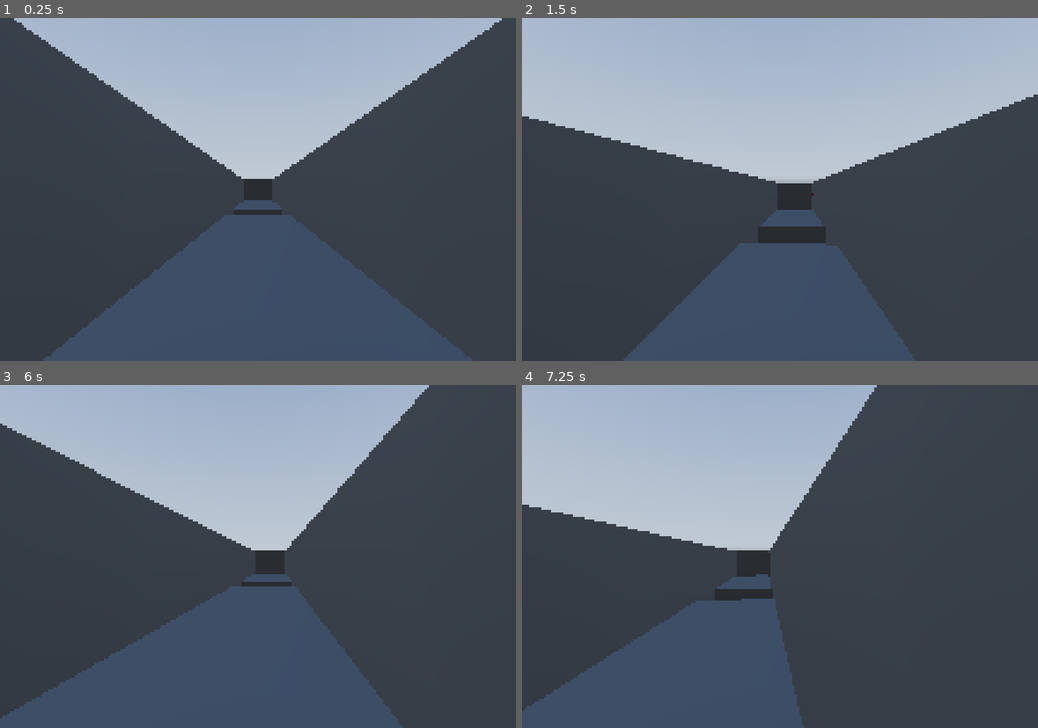
Above: before the commit, frames 1-4 (two rows, left to right).
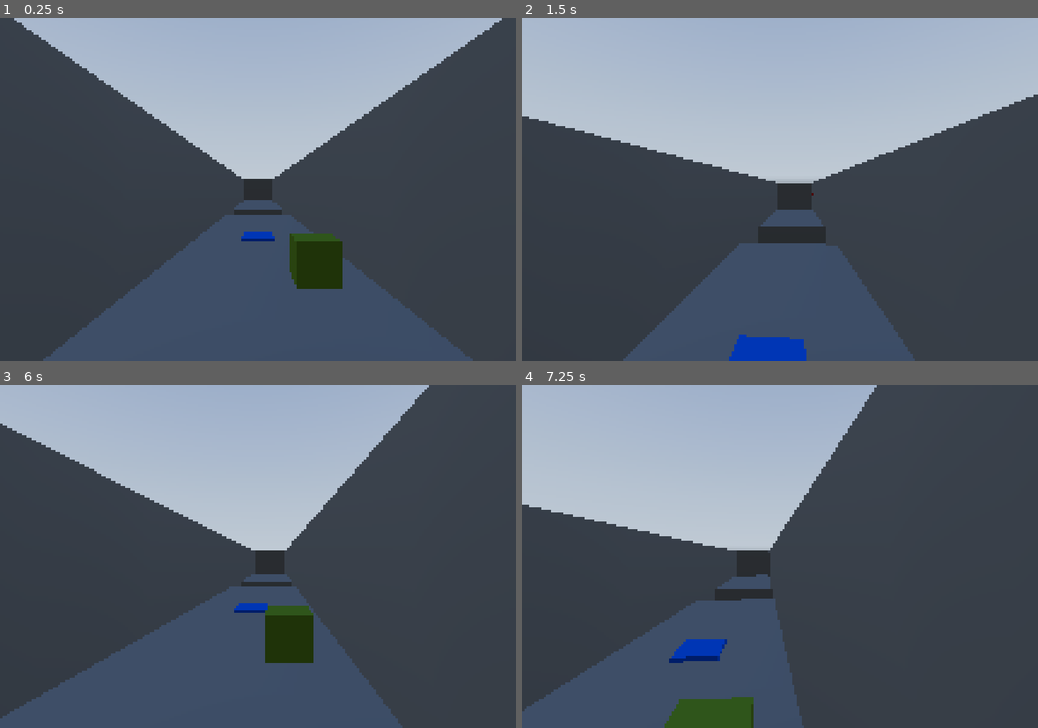
Above: after the commit, the same moments.

Repository: BingleyPro/momentum
Game: Godot game, scene res://levels/level01.tscn
The game is run twice, just before and just after one commit, with the same random seed, the same clock (stepped at 60 frames per second) and the same inputs. A sky picture missing from this copy of the repository is replaced by a grey-blue gradient.
Inputs (mouse positions are in pixels of both pictures, inside the frame that each line leads up to):
- Up to frame 1 (0.25 s): no input
- Up to frame 2 (1.5 s): tap Enter at 0.5 s; move the mouse to (805, 189) at 0.52 s; hold E (interact) 0.53-1.28 s; hold W (forwards) from 0.53 s (still down); tap Space (jump) at 0.77, 0.8, 1.07, 1.35 s; move the mouse to (754, 189) at 1.27 s
- Up to frame 3 (6 s): tap Space (jump) at 1.52, 1.82, 2.3, 3.02, 3.32, 3.77, 3.8, 4.07, 4.52, 4.82, 5.1 s; tap E (interact) at 1.55, 3.05, 4.35, 5.85 s; move the mouse to (268, 549) at 2.02 s; hold E (interact) 2.03-2.78 s; move the mouse to (252, 563) at 2.77 s; tap C (slide) at 2.85 s; move the mouse to (294, 559) at 3.52 s; hold Shift (sprint) 3.53-4.28 s; move the mouse to (216, 553) at 4.27 s; move the mouse to (263, 556) at 5.02 s; tap T (restart) at 5.75 s; move the mouse to (237, 549) at 5.77 s; release W (forwards) at 5.78 s; hold D (right) from 5.78 s (still down)
- Up to frame 4 (7.25 s): tap Space (jump) at 6.02, 6.32, 6.77, 6.8, 7.07 s; move the mouse to (805, 556) at 6.52 s; release D (right) at 6.53 s; hold W (forwards) from 6.53 s (still down); hold C (slide) from 6.53 s (still down)

The runs differ from the first frame. In frame 1, 1.8% of the frame differs, in the area x 46-67%, y 62-79%; in frame 2, 1.0%; in frame 3, 1.7%; in frame 4, 1.9%, in the area x 27-45%, y 74-100%.
Error after the commit: Attempt to call function 'hide' in base 'null instance' on a null instance. (res://systems/finish.gd:6)

Commit message:
initial jump pad, finish

Diff:
--- a/levels/level01.tscn
+++ b/levels/level01.tscn
@@ -16,6 +16,8 @@
 [ext_resource type="PackedScene" uid="uid://b46ulixswrtog" path="res://building/ceiling_2m.tscn" id="15_6q0d3"]
 [ext_resource type="PackedScene" uid="uid://de8lbyfuyu8q3" path="res://systems/checkpoint.tscn" id="16_7i3qh"]
 [ext_resource type="PackedScene" uid="uid://djwmvgp6tfju6" path="res://systems/kill_zone.tscn" id="16_myk8p"]
+[ext_resource type="PackedScene" uid="uid://dwu38otejeek1" path="res://puzzles/interactables/jump_pad/jump_pad.tscn" id="17_myk8p"]
+[ext_resource type="PackedScene" uid="uid://qwtyt0oobjyo" path="res://systems/finish.tscn" id="18_ta2wi"]
 
 [sub_resource type="PanoramaSkyMaterial" id="PanoramaSkyMaterial_vxcwb"]
 panorama = ExtResource("1_emax3")
@@ -73,9 +75,6 @@
 [node name="Floor12" parent="." unique_id=1137111594 instance=ExtResource("2_53p8g")]
 transform = Transform3D(1, 0, 0, 0, 1, 0, 0, 0, 1, -29, -5, -29)
 
-[node name="Floor15" parent="." unique_id=197232705 instance=ExtResource("2_53p8g")]
-transform = Transform3D(1, 0, 0, 0, 1, 0, 0, 0, 1, 0, 0, -4)
-
 [node name="Wall" parent="." unique_id=1979257021 instance=ExtResource("3_vxcwb")]
 transform = Transform3D(1, 0, 0, 0, 1, 0, 0, 0, 1, -1, 0, -1)
 
@@ -761,3 +760,13 @@
 [node name="Kill Zone" parent="." unique_id=1522645612 instance=ExtResource("16_myk8p")]
 transform = Transform3D(1, 0, 0, 0, 1, 0, 0, 0, 1, -38.250805, -38, -32.424427)
 size = Vector3(200, 10, 200)
+
+[node name="JumpPad" parent="." unique_id=375999553 instance=ExtResource("17_myk8p")]
+transform = Transform3D(0.9999999, 0, 0, 0, 0.9999999, 0, 0, 0, 1, -6, 0, 1)
+launch_direction = Vector3(-1.07, 4.61, 1.29)
+
+[node name="Box2" parent="." unique_id=2012021393 instance=ExtResource("13_wrqhy")]
+transform = Transform3D(1, 0, 0, 0, 1, 0, 0, 0, 1, -3, 0, 0)
+
+[node name="Finish" parent="." unique_id=932274089 instance=ExtResource("18_ta2wi")]
+transform = Transform3D(1, 0, 0, 0, 1, 0, 0, 0, 1, -84, -23, -44)
--- a/player/player.tscn
+++ b/player/player.tscn
@@ -22,7 +22,7 @@
 corner_radius_bottom_right = 8
 corner_radius_bottom_left = 8
 
-[node name="Player" type="CharacterBody3D" unique_id=1333248885 groups=["plate_activators", "player"]]
+[node name="Player" type="CharacterBody3D" unique_id=1333248885 groups=["jump_pad_activators", "plate_activators", "player"]]
 script = ExtResource("1_oul6g")
 
 [node name="CollisionShape3D" type="CollisionShape3D" parent="." unique_id=154357241]
--- a/project.godot
+++ b/project.godot
@@ -31,6 +31,7 @@
 plate_activators=""
 pickupable=""
 player=""
+jump_pad_activators=""
 
 [input]
 
--- /dev/null
+++ b/puzzles/interactables/jump_pad/jump_pad.gd
@@ -0,0 +1,33 @@
+@tool
+extends Node3D
+
+@export var enabled = true
+@export var launch_direction: Vector3
+
+@onready var detector: Area3D = $Detector
+@onready var animation_player = $AnimationPlayer
+@onready var raycast: RayCast3D = $RayCast3D
+
+func _ready() -> void:
+	if not Engine.is_editor_hint():
+		detector.body_entered.connect(_on_body_entered)
+
+func _process(_delta):
+	if Engine.is_editor_hint():
+		raycast.target_position = launch_direction
+
+func _on_body_entered(body) -> void:
+	if not body.is_in_group("jump_pad_activators") or not enabled:
+		return
+
+	# Launch
+	animation_player.play("launch")
+
+	if body is CharacterBody3D:
+		var force = launch_direction
+		body.velocity += force
+	else:
+		var force = launch_direction * body.mass
+		body.apply_central_force(force)
+
+	animation_player.play_backwards("launch")
--- /dev/null
+++ b/puzzles/interactables/jump_pad/jump_pad.tscn
@@ -0,0 +1,83 @@
+[gd_scene format=3 uid="uid://dwu38otejeek1"]
+
+[ext_resource type="Script" uid="uid://4t1ugwowi6js" path="res://puzzles/interactables/jump_pad/jump_pad.gd" id="1_g4xlh"]
+
+[sub_resource type="BoxMesh" id="BoxMesh_372mo"]
+size = Vector3(1, 0.1, 1)
+
+[sub_resource type="StandardMaterial3D" id="StandardMaterial3D_372mo"]
+resource_local_to_scene = true
+albedo_color = Color(0, 0.47385567, 0.9674557, 1)
+
+[sub_resource type="BoxShape3D" id="BoxShape3D_tb07l"]
+size = Vector3(0.9, 0.1, 0.9)
+
+[sub_resource type="BoxShape3D" id="BoxShape3D_nhnwx"]
+size = Vector3(1, 0.1, 1)
+
+[sub_resource type="Animation" id="Animation_g4xlh"]
+length = 0.001
+tracks/0/type = "value"
+tracks/0/imported = false
+tracks/0/enabled = true
+tracks/0/path = NodePath(".:rotation")
+tracks/0/interp = 1
+tracks/0/loop_wrap = true
+tracks/0/keys = {
+"times": PackedFloat32Array(0),
+"transitions": PackedFloat32Array(1),
+"update": 0,
+"values": [Vector3(0, 0, 0)]
+}
+
+[sub_resource type="Animation" id="Animation_nhwah"]
+resource_name = "launch"
+length = 0.1
+tracks/0/type = "value"
+tracks/0/imported = false
+tracks/0/enabled = true
+tracks/0/path = NodePath(".:rotation")
+tracks/0/interp = 1
+tracks/0/loop_wrap = true
+tracks/0/keys = {
+"times": PackedFloat32Array(0, 0.099999994),
+"transitions": PackedFloat32Array(1, 1),
+"update": 0,
+"values": [Vector3(0, 0, 0), Vector3(0, 0, -0.7853982)]
+}
+
+[sub_resource type="AnimationLibrary" id="AnimationLibrary_wx2gi"]
+_data = {
+&"RESET": SubResource("Animation_g4xlh"),
+&"launch": SubResource("Animation_nhwah")
+}
+
+[node name="JumpPad" type="Node3D" unique_id=929839850]
+transform = Transform3D(0.99999994, 0, 0, 0, 0.99999994, 0, 0, 0, 1, 0, 0, 0)
+top_level = true
+script = ExtResource("1_g4xlh")
+launch_direction = Vector3(2.35, 2.2, 2.86)
+
+[node name="Mesh" type="MeshInstance3D" parent="." unique_id=759516211]
+transform = Transform3D(1, 0, 0, 0, 1, 0, 0, 0, 1, -0.4, 0.05, 0)
+mesh = SubResource("BoxMesh_372mo")
+surface_material_override/0 = SubResource("StandardMaterial3D_372mo")
+
+[node name="Detector" type="Area3D" parent="." unique_id=1801605966]
+transform = Transform3D(1, 0, 0, 0, 1, 0, 0, 0, 1, -0.4, 0, 0)
+
+[node name="CollisionShape3D" type="CollisionShape3D" parent="Detector" unique_id=1806469580]
+transform = Transform3D(0.99999994, 0, 0, 0, 0.99999994, 0, 0, 0, 1, 0, 0.14999999, 0)
+shape = SubResource("BoxShape3D_tb07l")
+
+[node name="AnimatableBody3D" type="AnimatableBody3D" parent="." unique_id=1194363444]
+
+[node name="CollisionShape3D" type="CollisionShape3D" parent="AnimatableBody3D" unique_id=1785454311]
+transform = Transform3D(1, 0, 0, 0, 1, 0, 0, 0, 1, -0.4, 0.05, 0)
+shape = SubResource("BoxShape3D_nhnwx")
+
+[node name="AnimationPlayer" type="AnimationPlayer" parent="." unique_id=868458598]
+libraries/ = SubResource("AnimationLibrary_wx2gi")
+
+[node name="RayCast3D" type="RayCast3D" parent="." unique_id=1496631489]
+transform = Transform3D(0.9999999, 0, 0, 0, 0.9999999, 0, 0, 0, 1, -0.4, 0, 0)
--- /dev/null
+++ b/systems/finish.gd
@@ -0,0 +1,14 @@
+extends Area3D
+
+@onready var trigger_preview = $TriggerPreview
+
+func _ready() -> void:
+	trigger_preview.hide()
+
+	body_entered.connect(_on_body_entered)
+
+func _on_body_entered(body) -> void:
+	if not body.is_in_group("player"):
+		return
+
+	# Finished level
--- /dev/null
+++ b/systems/finish.tscn
@@ -0,0 +1,24 @@
+[gd_scene format=3 uid="uid://qwtyt0oobjyo"]
+
+[ext_resource type="Script" uid="uid://ckgrb0m6ydavp" path="res://systems/finish.gd" id="1_bqvi1"]
+
+[sub_resource type="BoxShape3D" id="BoxShape3D_lpkyi"]
+size = Vector3(2, 3, 4)
+
+[sub_resource type="BoxMesh" id="BoxMesh_qmbns"]
+size = Vector3(2, 1, 4)
+
+[sub_resource type="StandardMaterial3D" id="StandardMaterial3D_dhdjk"]
+albedo_color = Color(0, 0.6461605, 0.22961807, 1)
+
+[node name="Finish" type="Area3D" unique_id=1716444885]
+script = ExtResource("1_bqvi1")
+
+[node name="CollisionShape3D" type="CollisionShape3D" parent="." unique_id=780954460]
+transform = Transform3D(1, 0, 0, 0, 1, 0, 0, 0, 1, 0, 2.5, 0)
+shape = SubResource("BoxShape3D_lpkyi")
+
+[node name="MeshInstance3D" type="MeshInstance3D" parent="." unique_id=1468660743]
+transform = Transform3D(1, 0, 0, 0, 1, 0, 0, 0, 1, 0, 0.5, 0)
+mesh = SubResource("BoxMesh_qmbns")
+surface_material_override/0 = SubResource("StandardMaterial3D_dhdjk")
Not shown, added: puzzles/interactables/jump_pad/jump_pad.gd.uid
Not shown, added: systems/finish.gd.uid
